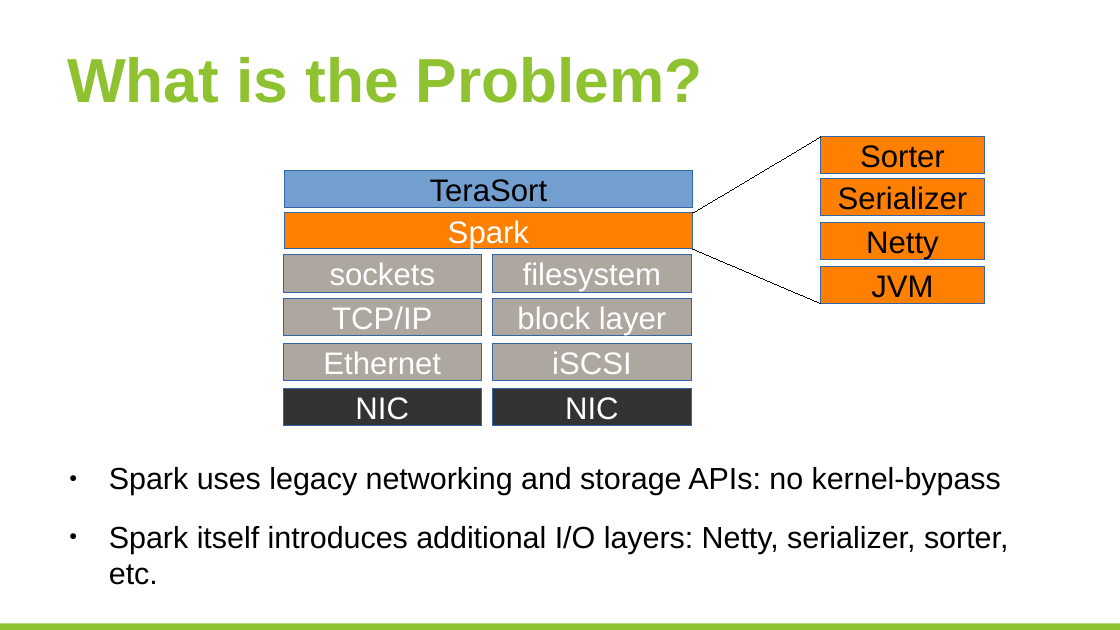
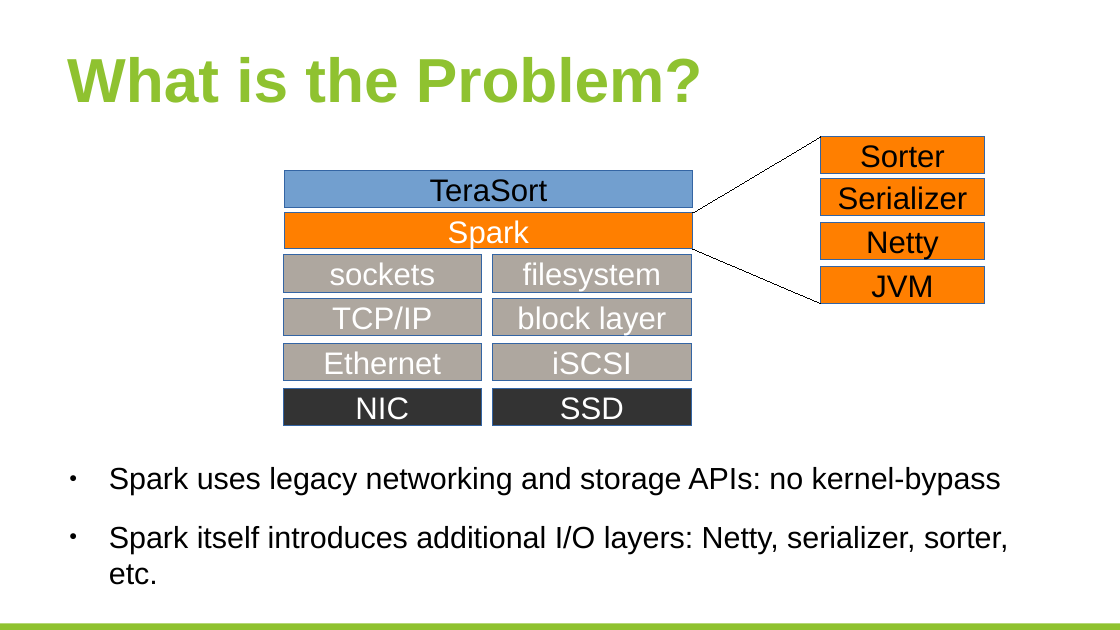
Before and after one commit to huangyibo/spark-summit-17, a slide deck: slide 10 of template.odp. Drawn at 1120x630 pixels with LibreOffice and Linux fonts; fonts in the diff are those of the drawing; background and template pictures are left out. Boxes give left, top, right and bottom in pixels: in the first picture for what was removed or moved away, otherwise in the second. Text is boxed around its words. In the diff, an @@ line names an element or a change of style, - is before the commit and + after.

```diff
--- a/template.odp
+++ b/template.odp
@@ text in rectangle at [560, 397, 624, 420]: text changed @@
-NIC
+SSD
```
Also in this commit, not shown: 2 other slides changed, 1 slide added.
